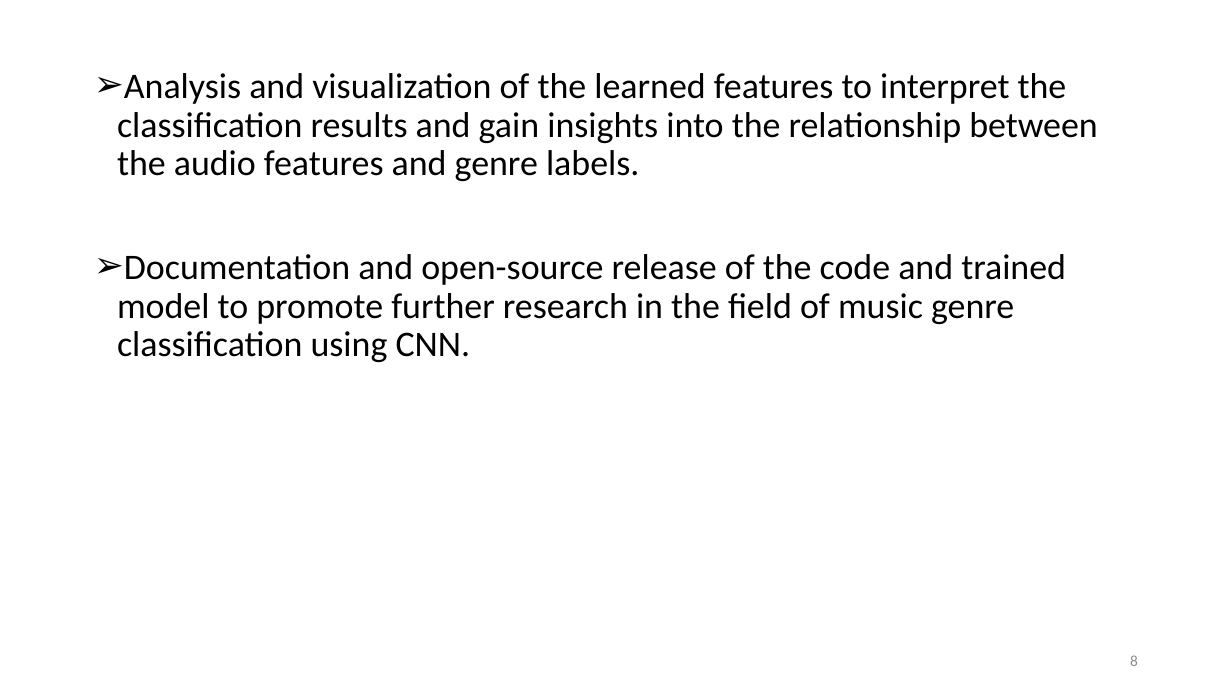
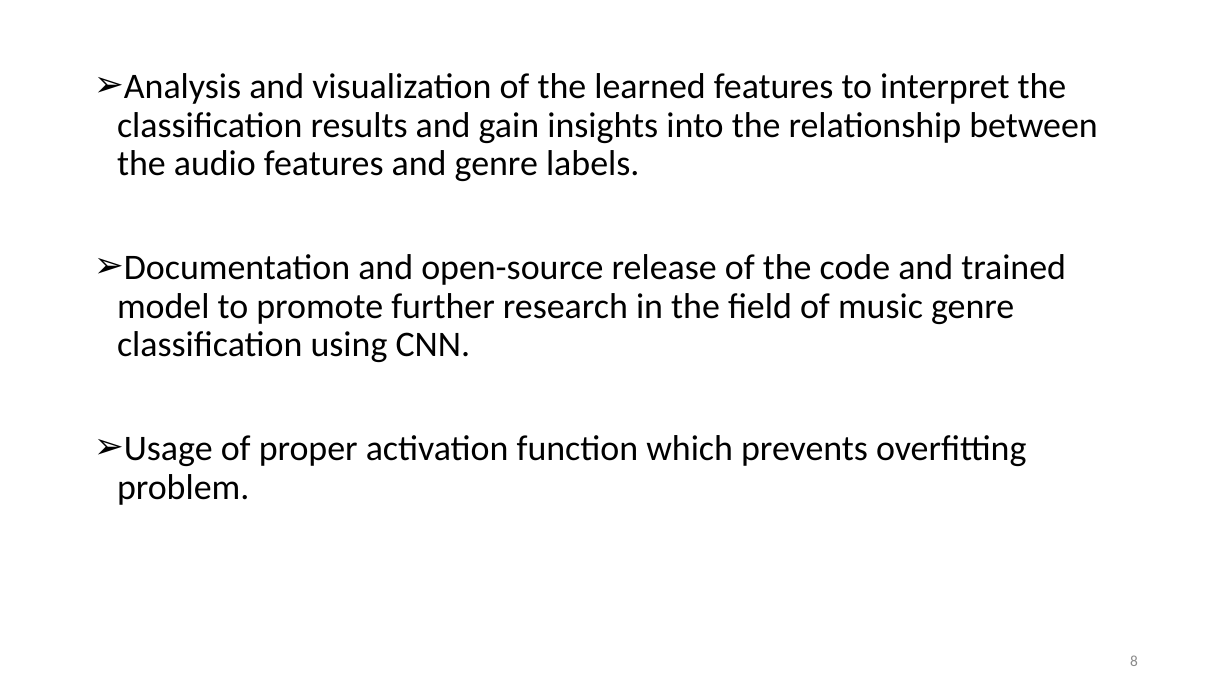
Before and after one commit to sushantbro11/Music_Genre_Classification, a slide deck: slide 8 of Final defense ppt format.pptx. Drawn at 1232x693 pixels with LibreOffice and Linux fonts; fonts in the diff are those of the drawing. Boxes give left, top, right and bottom in pixels: in the first picture for what was removed or moved away, otherwise in the second. Text is boxed around its words. In the diff, an @@ line names an element or a change of style, - is before the commit and + after.

```diff
--- a/Final defense ppt format.pptx
+++ b/Final defense ppt format.pptx
@@ text at bbox=[117, 435, 1026, 505]: paragraph added @@
+➢ Usage of proper activation function which prevents overfitting problem.
```
Also in this commit, not shown: 5 other slides changed, 1 slide added, 2 other files.
